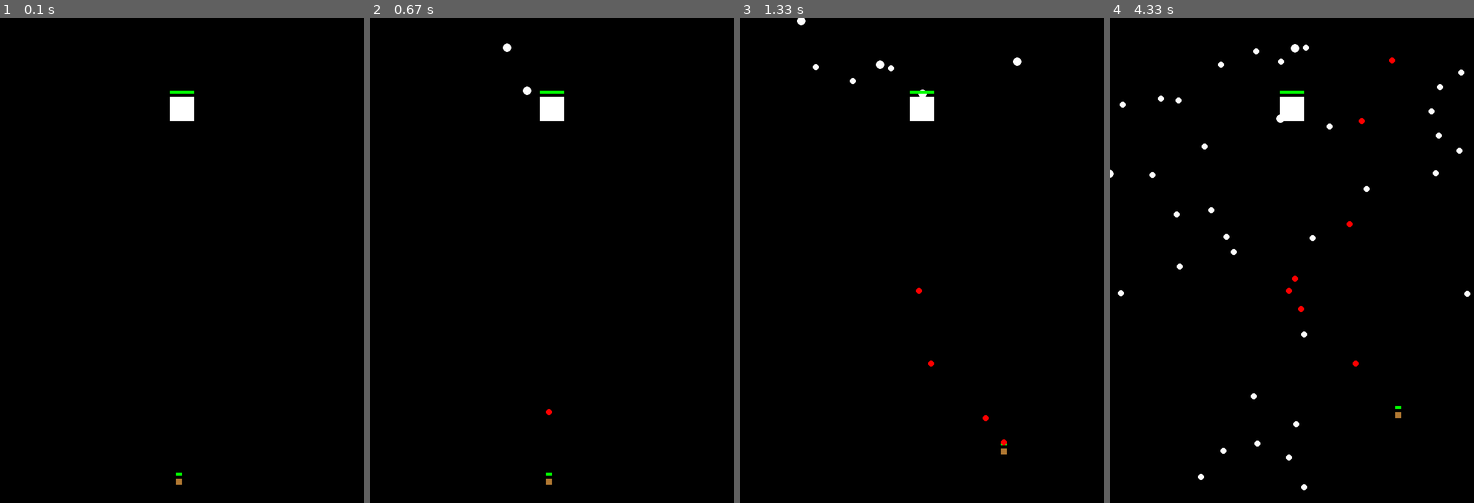
Above: before the commit, frames 1-4 (left to right).
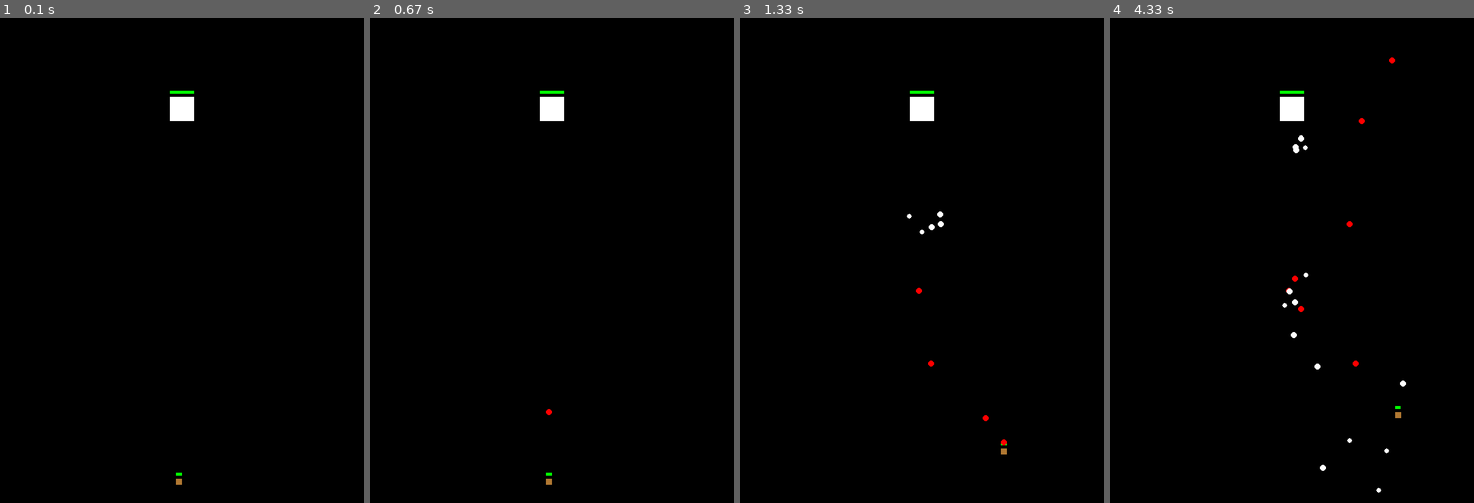
Above: after the commit, the same moments.

Repository: lalaneko/Pygame_Bullet_Hell_Trial
Game: pygame game, started from Boss_Fight_Challenge.py
Two runs of this game, one before a commit and one after it. Both use one fixed random seed, a clock stepped at 60 frames per second and the inputs below.
Inputs:
- Up to frame 1 (0.1 s): no input
- Up to frame 2 (0.67 s): tap Space at 0.33 s
- Up to frame 3 (1.33 s): hold Right 0.67-1.13 s; tap Space at 0.73, 1.03, 1.23 s; hold Up from 1.17 s (still down)
- Up to frame 4 (4.33 s): release Up at 1.47 s; hold Right 1.5-1.97 s; tap Space at 1.57, 1.87, 2.07, 2.37, 2.63, 2.97, 3.27, 3.4, 3.8, 4.1 s; hold Left 2-2.53 s; hold Down 2.57-2.87 s; hold Left 2.9-3.3 s; hold Up 3.33-3.7 s; hold Right from 3.73 s (still down)

Frame 1 is identical in both runs. In frame 2, less than 0.1% of the frame differs, in the area x 36-45%, y 5-16%; in frame 3, 0.2%; in frame 4, 0.8%, in the area x 0-99%, y 5-98%.

Commit message:
Reuploaded in this resp

Diff:
--- a/Boss Fight Challenge.py
+++ b/Boss_Fight_Challenge.py
@@ -117,6 +117,17 @@
                 boss_8_split_bullet.split()
                 boss_8_split_bullets.remove(boss_8_split_bullet)
 
+        for boss_slow_down_bullet in boss_slow_down_bullets:
+            boss_slow_down_bullet.update()
+            boss_slow_down_bullet.draw(screen)
+
+            if boss_slow_down_bullet.check_collision(player):
+                player.health -= 10
+                boss_slow_down_bullets.remove(boss_slow_down_bullet)
+            # 检查Boss子弹是否超出屏幕
+            if boss_slow_down_bullet.y < 0 or boss_slow_down_bullet.y > screen_height:
+                boss_slow_down_bullets.remove(boss_slow_down_bullet)
+
         boss.update()
         boss.draw(screen)
 
--- a/Bullet_Collection.py
+++ b/Bullet_Collection.py
@@ -46,3 +46,16 @@
     def split(self):
         for i in range(1,11):
             boss_bullets.append(Boss_Bullet(self.x * 0.99, self.y * 0.99, 4, WHITE, 5, self.angle + pi/5 * i))
+
+class Boss_Slow_Down_Bullet(Bullet):
+    def __init__(self, x, y, speed, color, radius, angle, acc):
+        super().__init__(x, y, speed, color, radius, angle)
+        self.acceleration = acc
+
+
+    def update(self):
+        self.y += self.speed * cos(self.angle)
+        self.x += self.speed * sin(self.angle)
+        self.speed += self.acceleration
+        if self.speed <= 0:
+            boss_slow_down_bullets.remove(self)
--- a/Danmaku.py
+++ b/Danmaku.py
@@ -4,8 +4,9 @@
 from math import *
 import time
 import random
-from config import *
+import config
 from Bullet_Collection import *
+# import Boss_Fight_Challenge
 
 
 def S_spray(self):
@@ -28,6 +29,7 @@
         self.shoot(angle=(self.S_bullet_angle + 4 * pi / 3))
     elif self.S_temp_count_frequency_modifier % 6 == 5:
         self.shoot(angle=(self.S_bullet_angle + 5 * pi / 3))
+
 
 def S_spray_2(self):
     if self.S_temp_count_frequency_modifier_2 > 2200:
@@ -78,3 +80,16 @@
     self.S_temp_count_frequency_modifier_split += 1
     if self.S_temp_count_frequency_modifier_split % 15 == 0:
         boss_8_split_bullets.append(Boss_8_Split_Bullet(self.x + self.width / 2, self.y + self.height / 2, 5, WHITE, 7, random.uniform(0, 2*pi)))
+
+
+def S_slow_down_shotgun(self, freq, density, size, speed):
+    self.S_temp_count_frequency_modifier_slow_down += 1
+    # print(Player_x, Player_width)
+    angle = atan(((config.Player_x + config.Player_width) - (self.x + self.width)) / (
+                (config.Player_y + config.Player_height) - (self.y + self.width)))
+    if (config.Player_y + config.Player_height) - (self.y + self.width) < 0:
+        angle += pi
+    if self.S_temp_count_frequency_modifier_slow_down % freq == 0:
+        print(angle)
+        for i in range(density):
+            boss_slow_down_bullets.append(Boss_Slow_Down_Bullet(self.x + self.width / 2, self.y + self.height / 2, speed * random.uniform(0.8, 1.2), WHITE, size * random.uniform(0.8,1.2), angle + random.uniform(-0.2,0.2), -0.02))
--- a/Sprites.py
+++ b/Sprites.py
@@ -4,7 +4,7 @@
 from math import *
 import time
 import random
-from config import *
+import config
 from Bullet_Collection import *
 from Danmaku import *
 
@@ -23,6 +23,8 @@
         self.shooting = False
         self.last_shot = pygame.time.get_ticks()
         self.shoot_delay = 100
+        config.Player_width = self.width
+        config.Player_height = self.height
 
 
     def move(self, keys):
@@ -67,6 +69,10 @@
         if self.y > screen_height - self.height:
             self.y = screen_height - self.height
 
+        config.Player_x = self.x
+        config.Player_y = self.y
+        print(Player_x, Player_y)
+
     def draw(self, screen):
         pygame.draw.rect(screen, BOSS_COLOR, (self.x, self.y, self.width, self.height))
         pygame.draw.rect(screen, GREEN, (self.x, self.y - 10, (self.width / self.HEALTH) * self.health, 5))
@@ -97,7 +103,7 @@
         self.chance = 1
         self.HEALTH = health
         self.S_bullet_angle = 0
-        self.attack = 2
+        self.attack = 3
         # For S_spray
         self.S_temp = 0
         self.S_temp_count = 0
@@ -109,6 +115,8 @@
         self.S_flag_2 = 1
         # For S_split
         self.S_temp_count_frequency_modifier_split = 0
+        # For S_slow_down_shot
+        self.S_temp_count_frequency_modifier_slow_down = 0
 
 
     def update(self):
@@ -130,6 +138,8 @@
             S_split(self)
             # S_spray(self)
             # S_spray_2(self)
+        elif self.attack == 3:
+            S_slow_down_shotgun(self, 50, 5, 5, 6)
 
 
     def draw(self, screen):
--- a/config.py
+++ b/config.py
@@ -15,3 +15,9 @@
 bullets = []
 boss_bullets = []  # 存储Boss子弹的列表
 boss_8_split_bullets = []  # 暂时存储Boss8裂子弹的列表
+boss_slow_down_bullets = []  # 暂时存储Boss减缓速度子弹的列表
+
+Player_x = 0
+Player_y = 0
+Player_width = 0
+Player_height = 0
